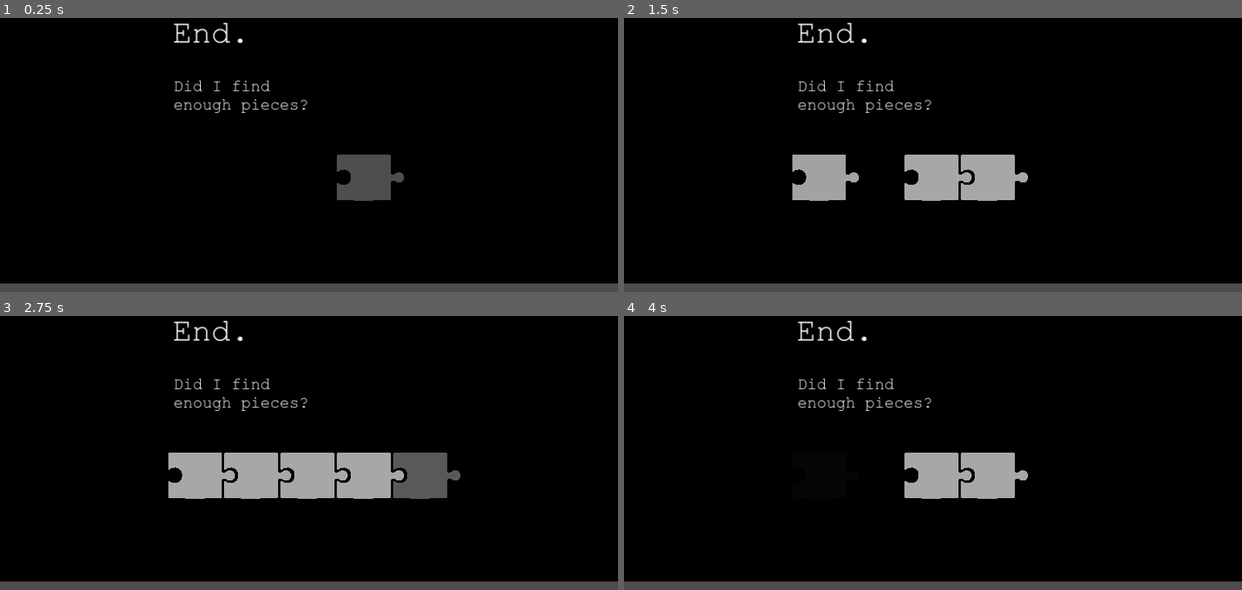
Above: before the commit, frames 1-4 (two rows, left to right).
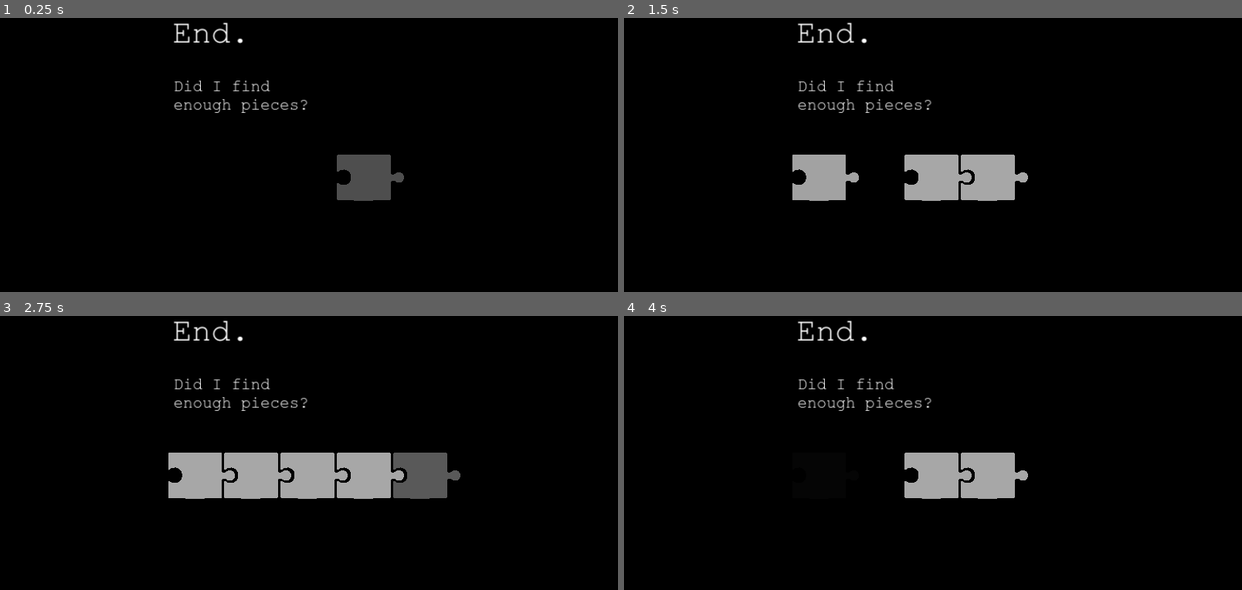
Above: after the commit, the same moments.

Repository: RALWORKS/framed-2024
Game: Godot game, scene res://Assets/UI/neutral_end.tscn
The game is run twice, just before and just after one commit, with the same random seed, the same clock (stepped at 60 frames per second) and the same inputs. This scene is started directly instead of the project's main scene.
Inputs:
- Up to frame 1 (0.25 s): no input
- Up to frame 2 (1.5 s): tap Enter (ui_accept) at 0.5, 0.77 s; hold D (right) from 0.53 s (still down); tap Right (Next) at 0.6, 1.35 s
- Up to frame 3 (2.75 s): tap Enter (ui_accept) at 1.52 s; release D (right) at 2.03 s; hold A (left) from 2.03 s (still down); tap Right (Next) at 2.1 s
- Up to frame 4 (4 s): release A (left) at 2.78 s; hold D (right) from 2.78 s (still down); tap Right (Next) at 2.85, 3.6 s; tap Enter (ui_accept) at 3.02, 3.77 s

The runs differ from the first frame. In frame 1, 3.1% of the frame differs, in the area x 0-100%, y 96-100%; in frame 2, 3.1%; in frame 3, 3.1%; in frame 4, 3.1%.

Commit message:
end tweaks

Diff:
--- /dev/null
+++ b/Assets/UI/neutral_end.gd
@@ -0,0 +1,6 @@
+extends Node2D
+
+
+# Called when the node enters the scene tree for the first time.
+func _ready():
+	Music.heart()
--- a/Assets/UI/neutral_end.tscn
+++ b/Assets/UI/neutral_end.tscn
@@ -1,13 +1,16 @@
-[gd_scene load_steps=3 format=3 uid="uid://dm0473j6o5rn"]
+[gd_scene load_steps=4 format=3 uid="uid://dm0473j6o5rn"]
 
 [ext_resource type="PackedScene" uid="uid://citwqd4hfhtll" path="res://Assets/UI/puzzle_animation.tscn" id="1_0tqqt"]
+[ext_resource type="Script" path="res://Assets/UI/neutral_end.gd" id="1_w6khw"]
 [ext_resource type="FontFile" uid="uid://bmxov1aoclv2k" path="res://Assets/Fonts/Courier New.ttf" id="2_l8xb5"]
 
 [node name="NeutralEnd" type="Node2D"]
+script = ExtResource("1_w6khw")
 
 [node name="ColorRect" type="ColorRect" parent="."]
+offset_left = -3.0
 offset_right = 1986.0
-offset_bottom = 1053.0
+offset_bottom = 1170.0
 color = Color(0, 0, 0, 1)
 
 [node name="PuzzleAnimation" parent="." instance=ExtResource("1_0tqqt")]
--- a/Assets/UI/puzzle_animation.tscn
+++ b/Assets/UI/puzzle_animation.tscn
@@ -2,6 +2,69 @@
 
 [ext_resource type="Texture2D" uid="uid://dpliyc312hq6l" path="res://Assets/UI/puzzle.png" id="1_81sjh"]
 [ext_resource type="Script" path="res://Assets/UI/puzzle_animation.gd" id="1_omidb"]
+
+[sub_resource type="Animation" id="Animation_ki5gs"]
+length = 0.001
+tracks/0/type = "value"
+tracks/0/imported = false
+tracks/0/enabled = true
+tracks/0/path = NodePath("1:modulate")
+tracks/0/interp = 1
+tracks/0/loop_wrap = true
+tracks/0/keys = {
+"times": PackedFloat32Array(0),
+"transitions": PackedFloat32Array(1),
+"update": 0,
+"values": [Color(1, 1, 1, 0.490196)]
+}
+tracks/1/type = "value"
+tracks/1/imported = false
+tracks/1/enabled = true
+tracks/1/path = NodePath("5:modulate")
+tracks/1/interp = 1
+tracks/1/loop_wrap = true
+tracks/1/keys = {
+"times": PackedFloat32Array(0),
+"transitions": PackedFloat32Array(1),
+"update": 0,
+"values": [Color(1, 1, 1, 0.490196)]
+}
+tracks/2/type = "value"
+tracks/2/imported = false
+tracks/2/enabled = true
+tracks/2/path = NodePath("4:modulate")
+tracks/2/interp = 1
+tracks/2/loop_wrap = true
+tracks/2/keys = {
+"times": PackedFloat32Array(0),
+"transitions": PackedFloat32Array(1),
+"update": 0,
+"values": [Color(1, 1, 1, 0.490196)]
+}
+tracks/3/type = "value"
+tracks/3/imported = false
+tracks/3/enabled = true
+tracks/3/path = NodePath("3:modulate")
+tracks/3/interp = 1
+tracks/3/loop_wrap = true
+tracks/3/keys = {
+"times": PackedFloat32Array(0),
+"transitions": PackedFloat32Array(1),
+"update": 0,
+"values": [Color(1, 1, 1, 0.490196)]
+}
+tracks/4/type = "value"
+tracks/4/imported = false
+tracks/4/enabled = true
+tracks/4/path = NodePath("2:modulate")
+tracks/4/interp = 1
+tracks/4/loop_wrap = true
+tracks/4/keys = {
+"times": PackedFloat32Array(0),
+"transitions": PackedFloat32Array(1),
+"update": 0,
+"values": [Color(1, 1, 1, 0.490196)]
+}
 
 [sub_resource type="Animation" id="Animation_pxovg"]
 resource_name = "base"
@@ -68,69 +131,6 @@
 "values": [Color(1, 1, 1, 0), Color(1, 1, 1, 0), Color(1, 1, 1, 1)]
 }
 
-[sub_resource type="Animation" id="Animation_ki5gs"]
-length = 0.001
-tracks/0/type = "value"
-tracks/0/imported = false
-tracks/0/enabled = true
-tracks/0/path = NodePath("1:modulate")
-tracks/0/interp = 1
-tracks/0/loop_wrap = true
-tracks/0/keys = {
-"times": PackedFloat32Array(0),
-"transitions": PackedFloat32Array(1),
-"update": 0,
-"values": [Color(1, 1, 1, 0.490196)]
-}
-tracks/1/type = "value"
-tracks/1/imported = false
-tracks/1/enabled = true
-tracks/1/path = NodePath("5:modulate")
-tracks/1/interp = 1
-tracks/1/loop_wrap = true
-tracks/1/keys = {
-"times": PackedFloat32Array(0),
-"transitions": PackedFloat32Array(1),
-"update": 0,
-"values": [Color(1, 1, 1, 0.490196)]
-}
-tracks/2/type = "value"
-tracks/2/imported = false
-tracks/2/enabled = true
-tracks/2/path = NodePath("4:modulate")
-tracks/2/interp = 1
-tracks/2/loop_wrap = true
-tracks/2/keys = {
-"times": PackedFloat32Array(0),
-"transitions": PackedFloat32Array(1),
-"update": 0,
-"values": [Color(1, 1, 1, 0.490196)]
-}
-tracks/3/type = "value"
-tracks/3/imported = false
-tracks/3/enabled = true
-tracks/3/path = NodePath("3:modulate")
-tracks/3/interp = 1
-tracks/3/loop_wrap = true
-tracks/3/keys = {
-"times": PackedFloat32Array(0),
-"transitions": PackedFloat32Array(1),
-"update": 0,
-"values": [Color(1, 1, 1, 0.490196)]
-}
-tracks/4/type = "value"
-tracks/4/imported = false
-tracks/4/enabled = true
-tracks/4/path = NodePath("2:modulate")
-tracks/4/interp = 1
-tracks/4/loop_wrap = true
-tracks/4/keys = {
-"times": PackedFloat32Array(0),
-"transitions": PackedFloat32Array(1),
-"update": 0,
-"values": [Color(1, 1, 1, 0.490196)]
-}
-
 [sub_resource type="AnimationLibrary" id="AnimationLibrary_g3rie"]
 _data = {
 "RESET": SubResource("Animation_ki5gs"),
--- a/tiles/tile_map.tscn
+++ b/tiles/tile_map.tscn
@@ -112,6 +112,21 @@
 "base": SubResource("Animation_ukk37")
 }
 
+[sub_resource type="Animation" id="Animation_ds1gr"]
+length = 0.001
+tracks/0/type = "value"
+tracks/0/imported = false
+tracks/0/enabled = true
+tracks/0/path = NodePath("Red:visible")
+tracks/0/interp = 1
+tracks/0/loop_wrap = true
+tracks/0/keys = {
+"times": PackedFloat32Array(0),
+"transitions": PackedFloat32Array(1),
+"update": 1,
+"values": [false]
+}
+
 [sub_resource type="Animation" id="Animation_mcchk"]
 resource_name = "die"
 length = 0.5
@@ -128,27 +143,27 @@
 "values": [true, false, true, false]
 }
 
-[sub_resource type="Animation" id="Animation_ds1gr"]
-length = 0.001
-tracks/0/type = "value"
-tracks/0/imported = false
-tracks/0/enabled = true
-tracks/0/path = NodePath("Red:visible")
-tracks/0/interp = 1
-tracks/0/loop_wrap = true
-tracks/0/keys = {
-"times": PackedFloat32Array(0),
-"transitions": PackedFloat32Array(1),
-"update": 1,
-"values": [false]
-}
-
 [sub_resource type="AnimationLibrary" id="AnimationLibrary_3cdyd"]
 _data = {
 "RESET": SubResource("Animation_ds1gr"),
 "die": SubResource("Animation_mcchk")
 }
 
+[sub_resource type="Animation" id="Animation_s526s"]
+length = 0.001
+tracks/0/type = "value"
+tracks/0/imported = false
+tracks/0/enabled = true
+tracks/0/path = NodePath("ExitMarker:modulate")
+tracks/0/interp = 1
+tracks/0/loop_wrap = true
+tracks/0/keys = {
+"times": PackedFloat32Array(0),
+"transitions": PackedFloat32Array(1),
+"update": 0,
+"values": [Color(1, 1, 1, 1)]
+}
+
 [sub_resource type="Animation" id="Animation_brlhs"]
 resource_name = "blink"
 length = 0.5
@@ -164,21 +179,6 @@
 "transitions": PackedFloat32Array(1, 1),
 "update": 0,
 "values": [Color(1, 1, 1, 1), Color(1, 1, 1, 0)]
-}
-
-[sub_resource type="Animation" id="Animation_s526s"]
-length = 0.001
-tracks/0/type = "value"
-tracks/0/imported = false
-tracks/0/enabled = true
-tracks/0/path = NodePath("ExitMarker:modulate")
-tracks/0/interp = 1
-tracks/0/loop_wrap = true
-tracks/0/keys = {
-"times": PackedFloat32Array(0),
-"transitions": PackedFloat32Array(1),
-"update": 0,
-"values": [Color(1, 1, 1, 1)]
 }
 
 [sub_resource type="AnimationLibrary" id="AnimationLibrary_85oyr"]
